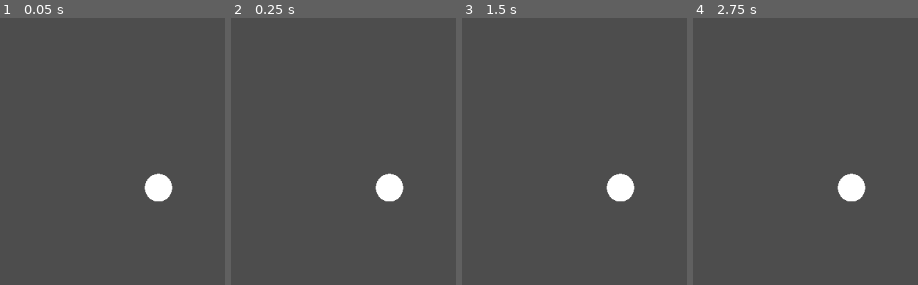
Above: before the commit, frames 1-4 (left to right).
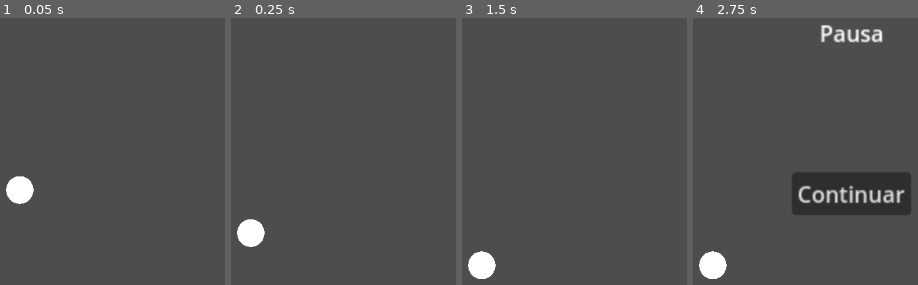
Above: after the commit, the same moments.

Repository: benjaNygit/Godot-ball-jump
Game: Godot game, scene res://Scenes/main.tscn
Same seed, same stepped clock (60 frames per second), same inputs: the game is played once before the commit and once after it. The project has no main scene, so this scene is started directly.
Inputs (mouse positions are in pixels of both pictures, inside the frame that each line leads up to):
- Up to frame 1 (0.05 s): no input
- Up to frame 2 (0.25 s): no input
- Up to frame 3 (1.5 s): tap Enter (ui_accept) at 0.5, 0.6, 0.77, 1.07 s; click (619, 194) at 1.25 s, where only the run after the commit has a clickable "Continuar"
- Up to frame 4 (2.75 s): tap Enter (ui_accept) at 2, 2.1, 2.27, 2.57 s

The runs differ from the first frame. In frame 1, 2.1% of the frame differs, in the area x 2-77%, y 58-70%; in frame 2, 2.1%; in frame 3, 2.1%; in frame 4, 9.7%, in the area x 2-97%, y 2-98%.

Commit message:
pausar juego

Diff:
--- a/Scenes/main.tscn
+++ b/Scenes/main.tscn
@@ -1,29 +1,70 @@
 [gd_scene load_steps=4 format=3 uid="uid://cbi8fht1ddn1g"]
 
-[sub_resource type="CircleShape2D" id="CircleShape2D_goev6"]
-
-[sub_resource type="SphereMesh" id="SphereMesh_eh3sw"]
+[ext_resource type="Script" path="res://Scripts/GameController.gd" id="1_2wh22"]
+[ext_resource type="PackedScene" uid="uid://dhdr8ue1saopo" path="res://Scenes/player.tscn" id="1_3mhav"]
 
 [sub_resource type="RectangleShape2D" id="RectangleShape2D_uuw1y"]
 size = Vector2(203, 20)
 
 [node name="Main" type="Node2D"]
+script = ExtResource("1_2wh22")
 
-[node name="CharacterBody2D" type="CharacterBody2D" parent="."]
+[node name="Pause Menu" type="Control" parent="."]
+process_mode = 3
+visible = false
+layout_mode = 3
+anchors_preset = 8
+anchor_left = 0.5
+anchor_top = 0.5
+anchor_right = 0.5
+anchor_bottom = 0.5
+offset_left = -20.0
+offset_top = -123.0
+offset_right = 20.0
+offset_bottom = 131.0
+grow_horizontal = 2
+grow_vertical = 2
 
-[node name="CollisionShape2D" type="CollisionShape2D" parent="CharacterBody2D"]
-shape = SubResource("CircleShape2D_goev6")
+[node name="Label" type="Label" parent="Pause Menu"]
+layout_mode = 1
+anchors_preset = 5
+anchor_left = 0.5
+anchor_right = 0.5
+offset_left = -20.0
+offset_right = 20.0
+offset_bottom = 23.0
+grow_horizontal = 2
+text = "Pausa"
 
-[node name="MeshInstance2D" type="MeshInstance2D" parent="CharacterBody2D"]
-position = Vector2(-1.19209e-07, 0.184649)
-scale = Vector2(19.66, 20)
-mesh = SubResource("SphereMesh_eh3sw")
+[node name="Button" type="Button" parent="Pause Menu"]
+layout_mode = 1
+anchors_preset = 8
+anchor_left = 0.5
+anchor_top = 0.5
+anchor_right = 0.5
+anchor_bottom = 0.5
+offset_left = -4.0
+offset_top = -4.0
+offset_right = 4.0
+offset_bottom = 4.0
+grow_horizontal = 2
+grow_vertical = 2
+text = "Continuar"
+
+[node name="Player" parent="." instance=ExtResource("1_3mhav")]
+position = Vector2(-100, 0)
+
+[node name="StaticBody2D" type="StaticBody2D" parent="."]
+
+[node name="CollisionShape2D2" type="CollisionShape2D" parent="StaticBody2D"]
+position = Vector2(-62, -153)
+shape = SubResource("RectangleShape2D_uuw1y")
+
+[node name="CollisionShape2D" type="CollisionShape2D" parent="StaticBody2D"]
+position = Vector2(2, 76)
+shape = SubResource("RectangleShape2D_uuw1y")
 
 [node name="Camera2D" type="Camera2D" parent="."]
 zoom = Vector2(2, 2)
 
-[node name="StaticBody2D" type="StaticBody2D" parent="."]
-
-[node name="CollisionShape2D" type="CollisionShape2D" parent="StaticBody2D"]
-position = Vector2(2, 76)
-shape = SubResource("RectangleShape2D_uuw1y")
+[connection signal="pressed" from="Pause Menu/Button" to="." method="unpause"]
--- /dev/null
+++ b/Scenes/player.tscn
@@ -0,0 +1,18 @@
+[gd_scene load_steps=4 format=3 uid="uid://dhdr8ue1saopo"]
+
+[ext_resource type="Script" path="res://Scripts/PlayerController.gd" id="1_a21pf"]
+
+[sub_resource type="CircleShape2D" id="CircleShape2D_goev6"]
+
+[sub_resource type="SphereMesh" id="SphereMesh_eh3sw"]
+
+[node name="Player" type="CharacterBody2D"]
+script = ExtResource("1_a21pf")
+
+[node name="CollisionShape2D" type="CollisionShape2D" parent="."]
+shape = SubResource("CircleShape2D_goev6")
+
+[node name="MeshInstance2D" type="MeshInstance2D" parent="."]
+position = Vector2(-1.19209e-07, 0.184649)
+scale = Vector2(19.66, 20)
+mesh = SubResource("SphereMesh_eh3sw")
--- /dev/null
+++ b/Scripts/GameController.gd
@@ -0,0 +1,13 @@
+extends Node2D
+
+# Pausar el juego
+func _input(event):
+	if Input.is_action_just_pressed("Pause"):
+		if not get_tree().paused:
+			$"Pause Menu".show()
+			get_tree().paused = not get_tree().paused
+
+# Despausar el juego
+func unpause():
+	$"Pause Menu".hide()
+	get_tree().paused = false
--- /dev/null
+++ b/Scripts/PlayerController.gd
@@ -0,0 +1,18 @@
+extends CharacterBody2D
+
+@export var JUMP_VELOCITY : float = -400.0
+
+# Get the gravity from the project settings to be synced with RigidBody nodes.
+var gravity = ProjectSettings.get_setting("physics/2d/default_gravity")
+
+func _ready():
+	pass
+
+func _physics_process(delta):
+	velocity.y += gravity * delta
+
+	# Handle Jump.
+	if Input.is_action_just_pressed("ui_accept") and is_on_floor():
+		velocity.y = JUMP_VELOCITY
+
+	move_and_slide()
--- a/project.godot
+++ b/project.godot
@@ -17,3 +17,12 @@
 [dotnet]
 
 project/assembly_name="Godot-ball-jump"
+
+[input]
+
+Pause={
+"deadzone": 0.5,
+"events": [Object(InputEventKey,"resource_local_to_scene":false,"resource_name":"","device":-1,"window_id":0,"alt_pressed":false,"shift_pressed":false,"ctrl_pressed":false,"meta_pressed":false,"pressed":false,"keycode":0,"physical_keycode":4194305,"key_label":0,"unicode":0,"echo":false,"script":null)
+, Object(InputEventKey,"resource_local_to_scene":false,"resource_name":"","device":-1,"window_id":0,"alt_pressed":false,"shift_pressed":false,"ctrl_pressed":false,"meta_pressed":false,"pressed":false,"keycode":0,"physical_keycode":4194309,"key_label":0,"unicode":0,"echo":false,"script":null)
+]
+}
